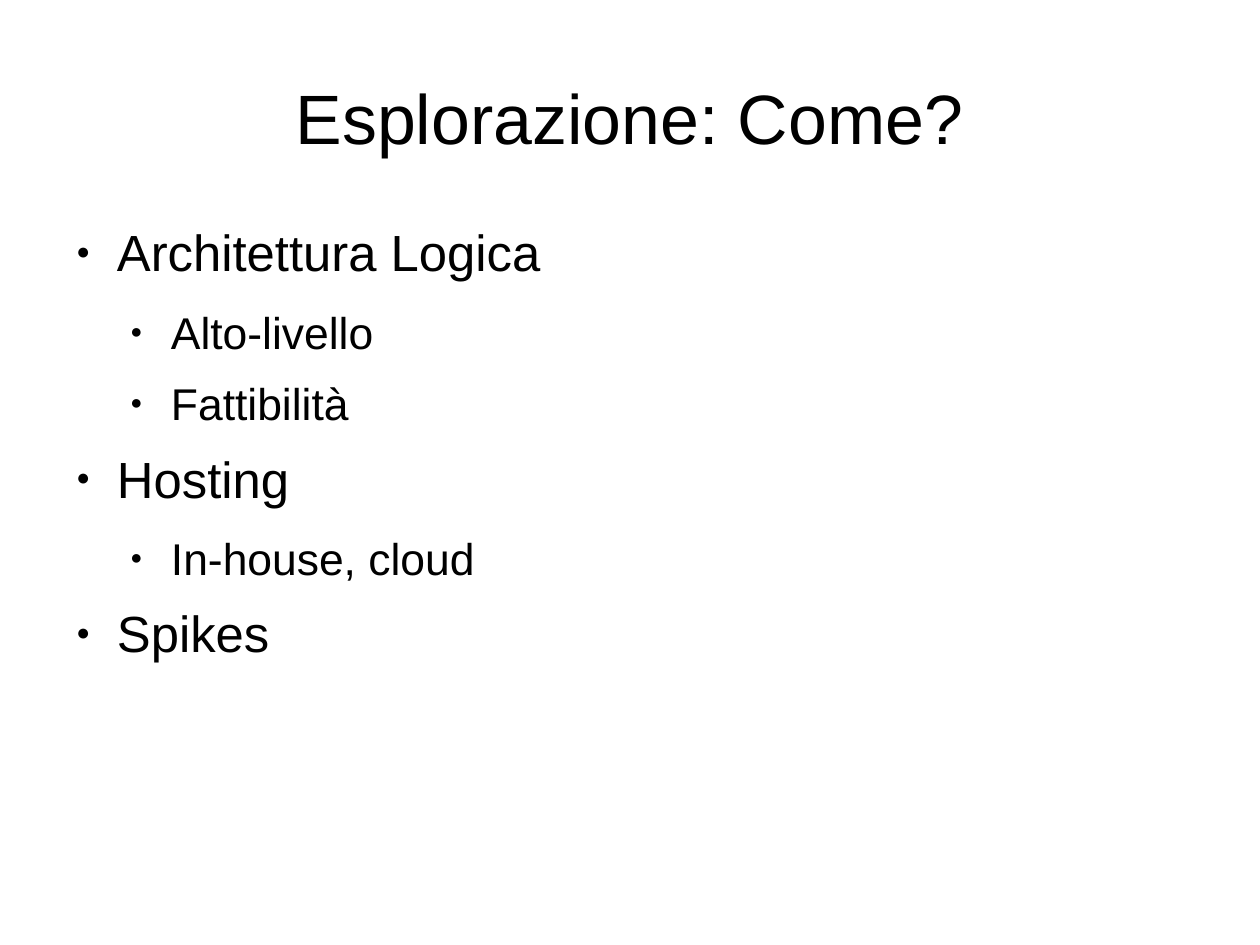
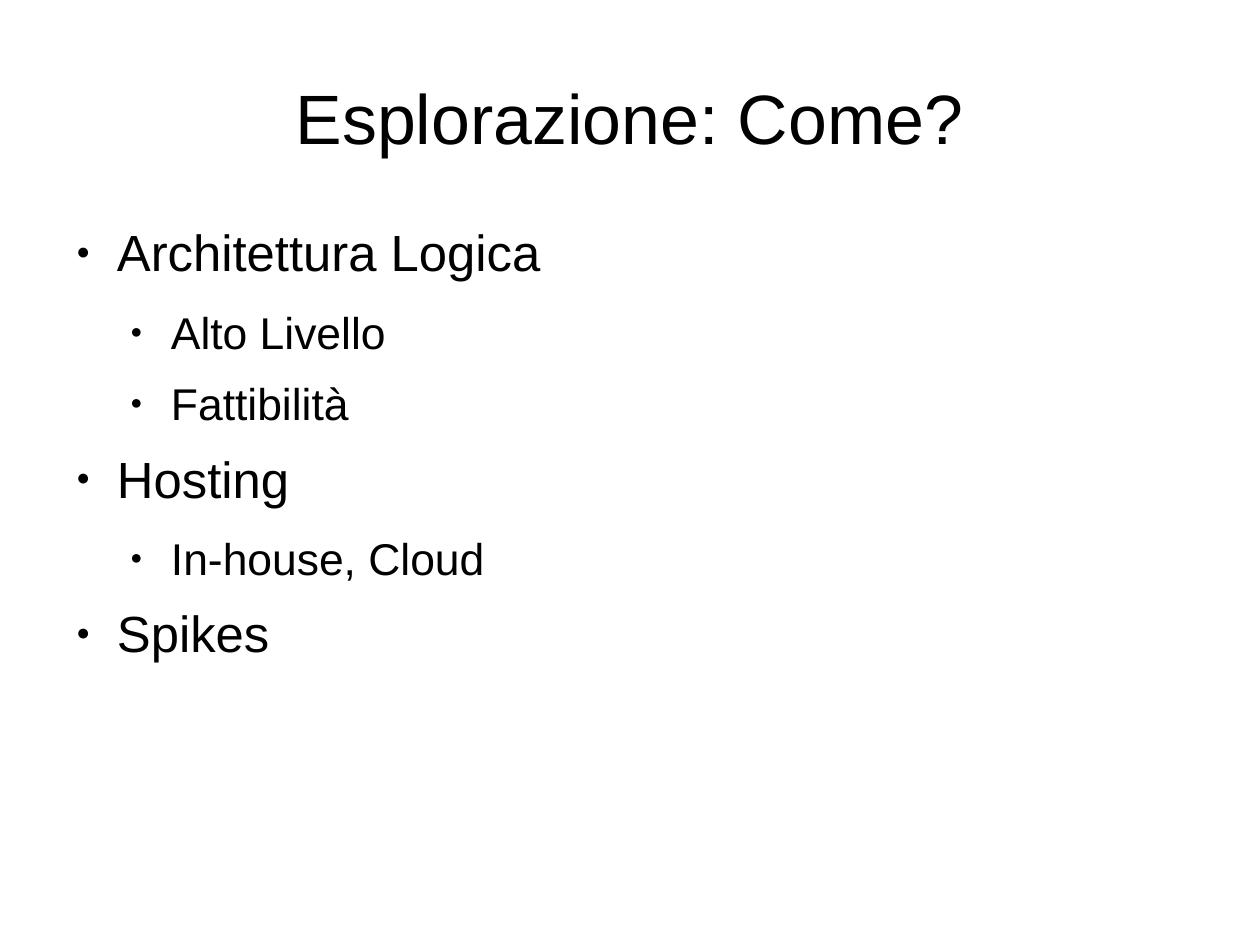
Before and after one commit to jfranzoi/my.presentations, a slide deck: slide 6 of 20121124-ExtremeProjectEvaluation/session.odp. Drawn at 1260x945 pixels with LibreOffice and Linux fonts; fonts in the diff are those of the drawing. Boxes give left, top, right and bottom in pixels: in the first picture for what was removed or moved away, otherwise in the second. Text is boxed around its words. In the diff, an @@ line names an element or a change of style, - is before the commit and + after.

```diff
--- a/20121124-ExtremeProjectEvaluation/session.odp
+++ b/20121124-ExtremeProjectEvaluation/session.odp
@@ text at [171, 316, 386, 350]: text changed @@
-  ● Alto-livello
+  ● Alto Livello
@@ text at [171, 542, 484, 581]: text changed @@
-  ● In-house, cloud
+  ● In-house, Cloud
```
Also in this commit, not shown: 5 other slides changed.
